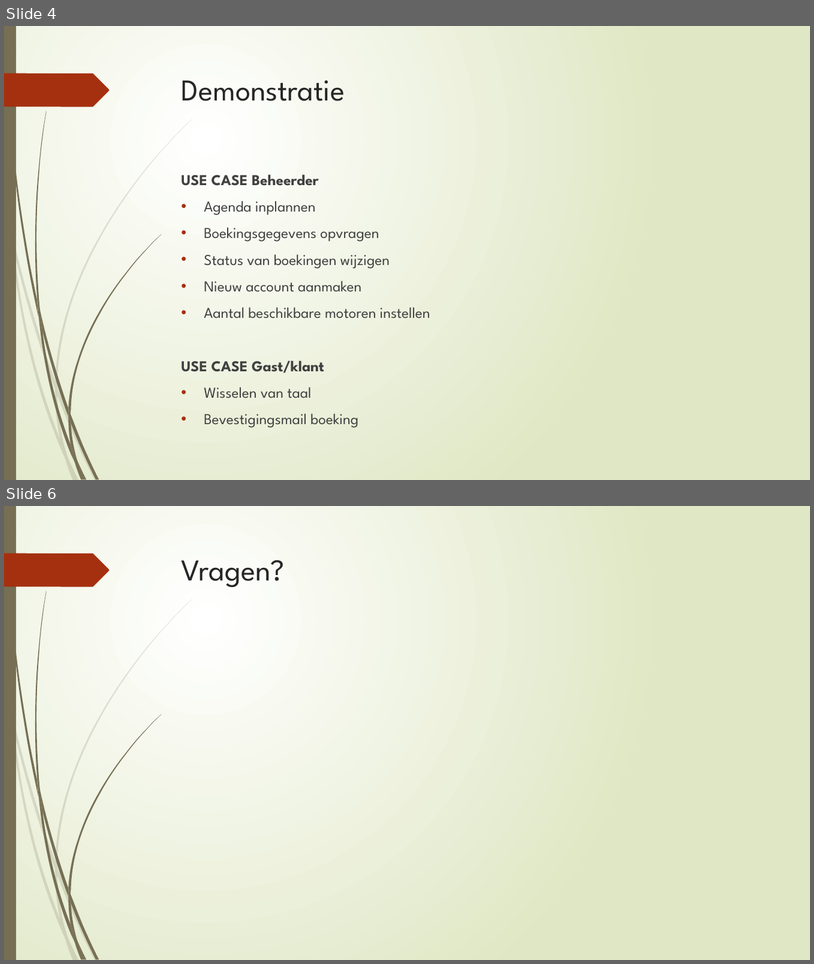
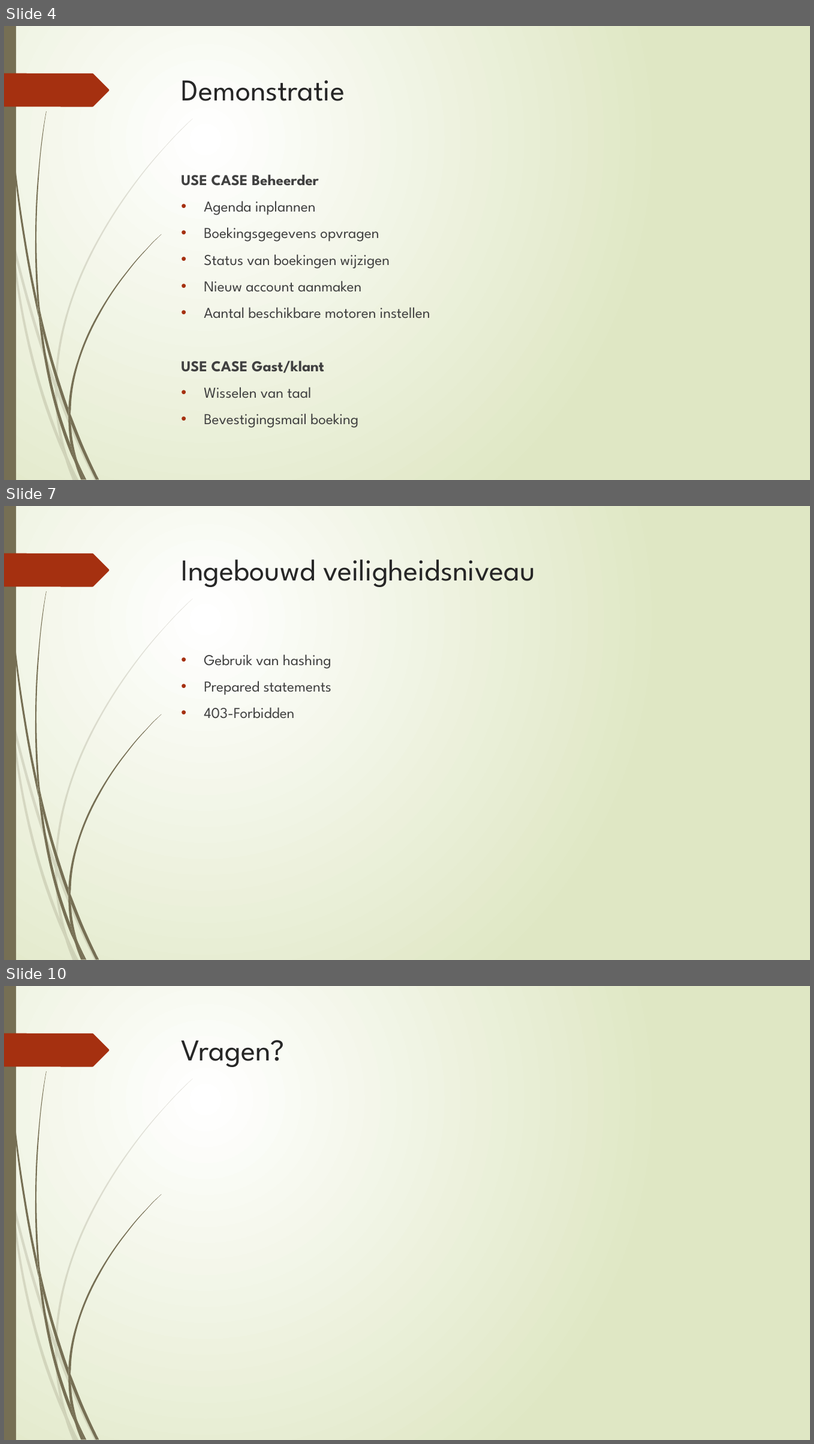
Before and after one commit to Carlodeboer/GFY1-03, a slide deck: Opleveren/Sprint 3 presentatie.pptx. Shown one above the other, each under a label of ours: slides 4 and 6 before the commit, slides 4, 7 and 10 after it; the slides between them are not shown. The pictures are 814x964 and 814x1444 pixels, drawn with LibreOffice and Linux fonts; fonts in the diff are those of the drawing. Boxes give left, top, right and bottom in pixels: in the first picture for what was removed or moved away, otherwise in the second. Text is boxed around its words. In the diff, an @@ line names an element or a change of style, - is before the commit and + after.

```diff
--- a/Opleveren/Sprint 3 presentatie.pptx
+++ b/Opleveren/Sprint 3 presentatie.pptx
@@ slide 7 added at (4,506,810,960), background gradient #FFFFFF to #DFE8C4; not listed: 24 template elements that a slide beside it also shows @@
@@ title added at (182,559,536,587), 36 pt, text #262626 @@
+Ingebouwd veiligheidsniveau
@@ text added at (204,654,332,718), 18 pt, text #404040 @@
+• Gebruik van hashing
+• Prepared statements
+• 403-Forbidden
@@ what was slide 6 is now slide 10 @@
```
Also in this commit, not shown: 1 slide changed, 3 other slides added, 3 other files.
